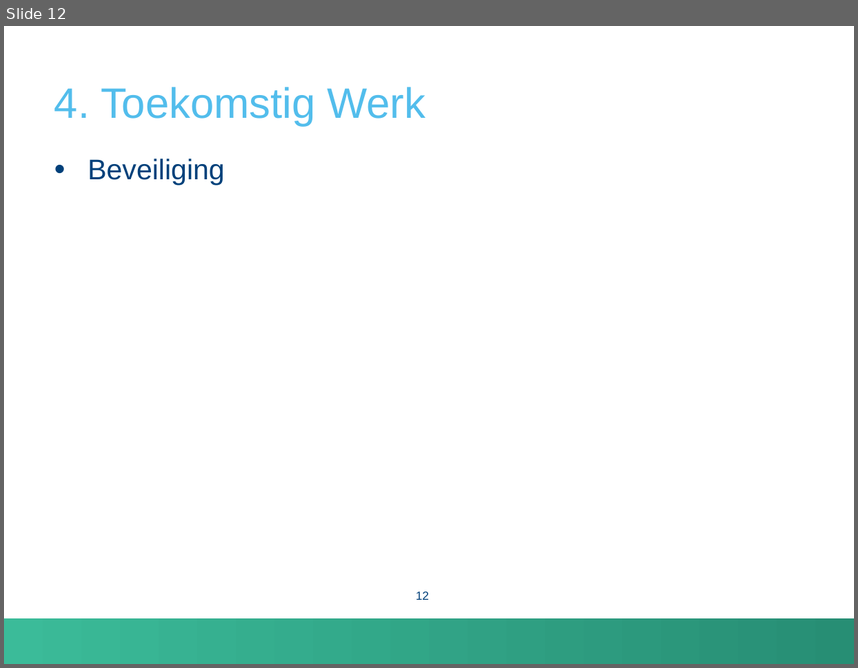
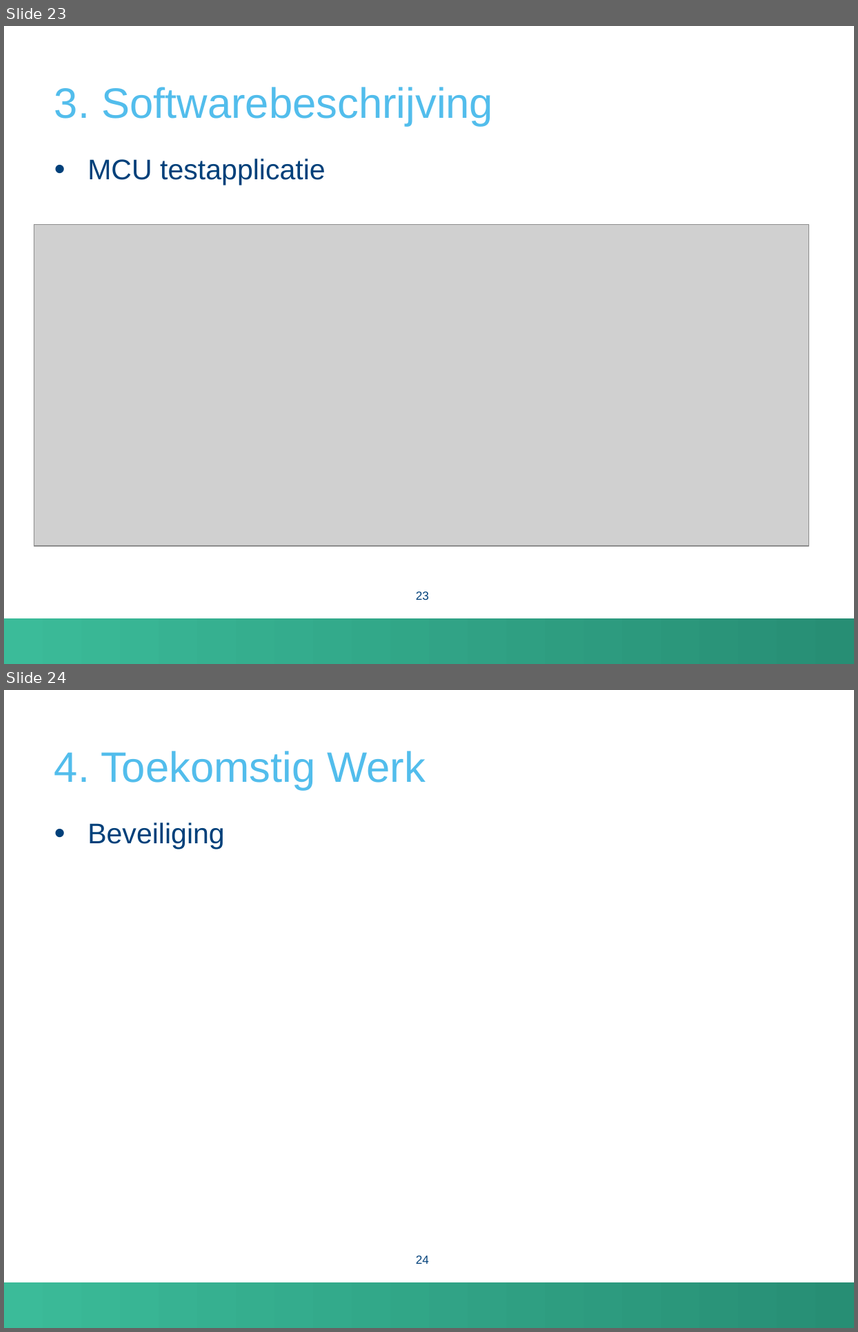
Before and after one commit to FrancisHoste00/AcaBachProject2, a slide deck: Presentatie.pptx. Shown one above the other, each under a label of ours: slide 12 before the commit, slides 23 and 24 after it. The pictures are 858x668 and 858x1332 pixels, drawn with LibreOffice and Linux fonts; fonts in the diff are those of the drawing; grey boxes stand for pictures; background and template pictures are left out. Boxes give left, top, right and bottom in pixels: in the first picture for what was removed or moved away, otherwise in the second. Text is boxed around its words. In the diff, an @@ line names an element or a change of style, - is before the commit and + after.

```diff
--- a/Presentatie.pptx
+++ b/Presentatie.pptx
@@ slide 23 added at (x1=4, y1=26, x2=854, y2=664), background #FFFFFF; not listed: 1 template element that a slide beside it also shows @@
@@ title added at (x1=54, y1=87, x2=493, y2=125), 36 pt, text #52BDEC @@
+3. Softwarebeschrijving
@@ text added at (x1=87, y1=158, x2=326, y2=185), 24 pt, text #00407A @@
+• MCU testapplicatie
@@ picture added at (x1=34, y1=224, x2=808, y2=546) @@
@@ page number added at (x1=416, y1=591, x2=429, y2=599), 10 pt, text #00407A @@
+23
@@ what was slide 12 is now slide 24 @@
@@ page number at (x1=416, y1=1255, x2=429, y2=1263): text changed @@
-12
+24
```
Also in this commit, not shown: 5 slides changed, 11 other slides added.
